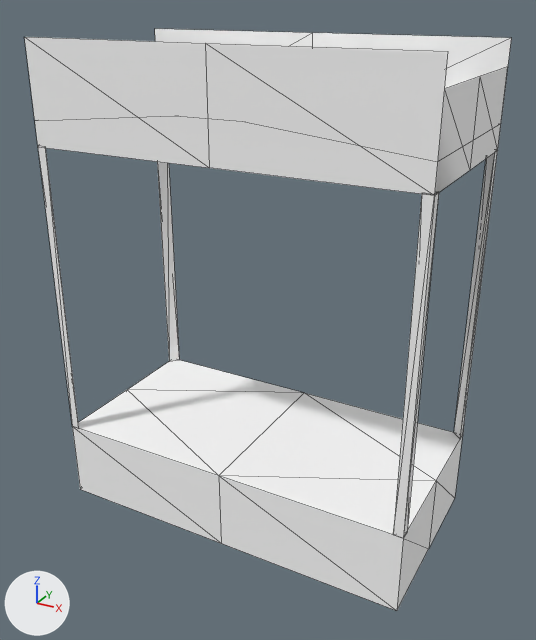
One commit to the glTF model public/3d/item/model__item__shop.ofs_3658_0/3658kg_case_25.gltf: the scene before it, then after it.
Rendered twice from a camera (50 mm lens) standing at (1.77, -3.19, 2.73) and looking at (0.04, -0.04, 1.15). Arrows for +X, +Y and +Z are at lower left; the lights stay in place. The picture after the commit comes second. Mesh edges are drawn as thin lines.

In view in the first picture: '3658kg_case_25'.
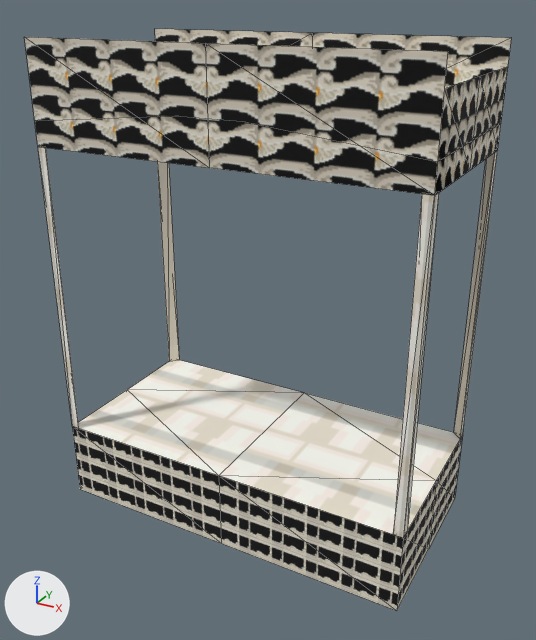
What the commit changed:
Picture 'case_25_2' (img_case_25_2) is new.
Picture 'case_25_1' (img_case_25_1) is new.
Picture 'case_25_0' (img_case_25_0) is new.
In material 'case_25_0' (mat_case_25_0), base_color is no longer (1.0, 1.0, 1.0), white #ffffff.
In material 'case_25_0' (mat_case_25_0), texture is now set to img_case_25_0.
In material 'case_25_1' (mat_case_25_1), base_color is no longer (1.0, 1.0, 1.0), white #ffffff.
In material 'case_25_1' (mat_case_25_1), texture is now set to img_case_25_1.
In material 'case_25_2' (mat_case_25_2), base_color is no longer (1.0, 1.0, 1.0), white #ffffff.
In material 'case_25_2' (mat_case_25_2), texture is now set to img_case_25_2.

What differs and where, as boxes [x1, y1, x2, y2] in the pictures (536 x 640 px):
'3658kg_case_25', surface changed (darker): [25, 29, 511, 611] in both
